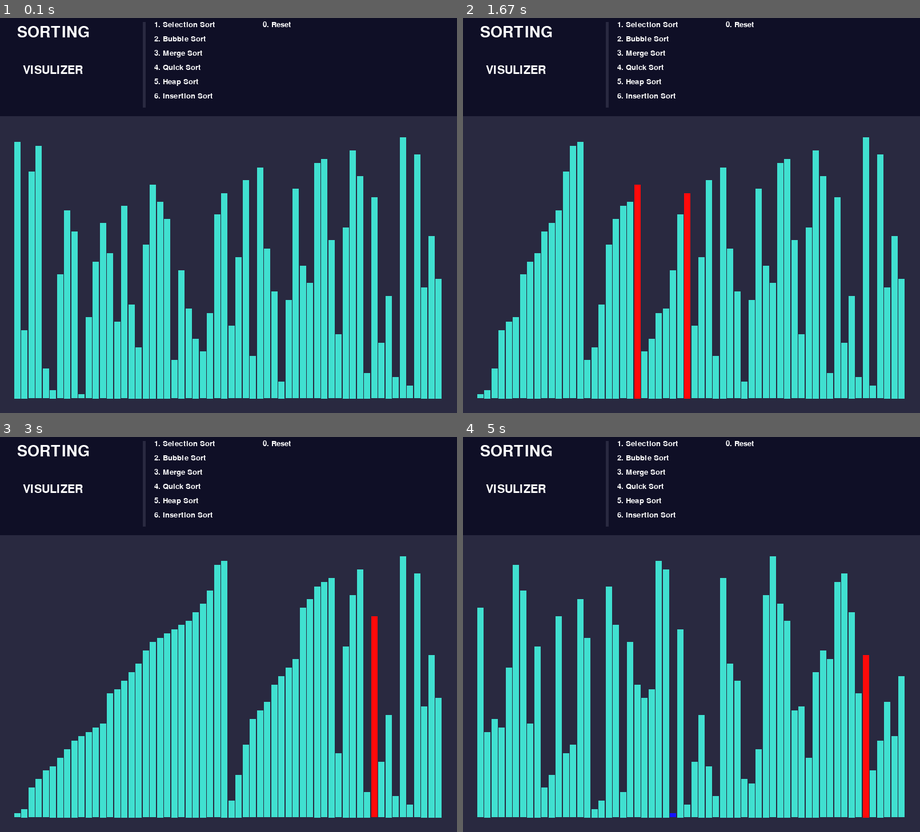
Above: before the commit, frames 1-4 (two rows, left to right).
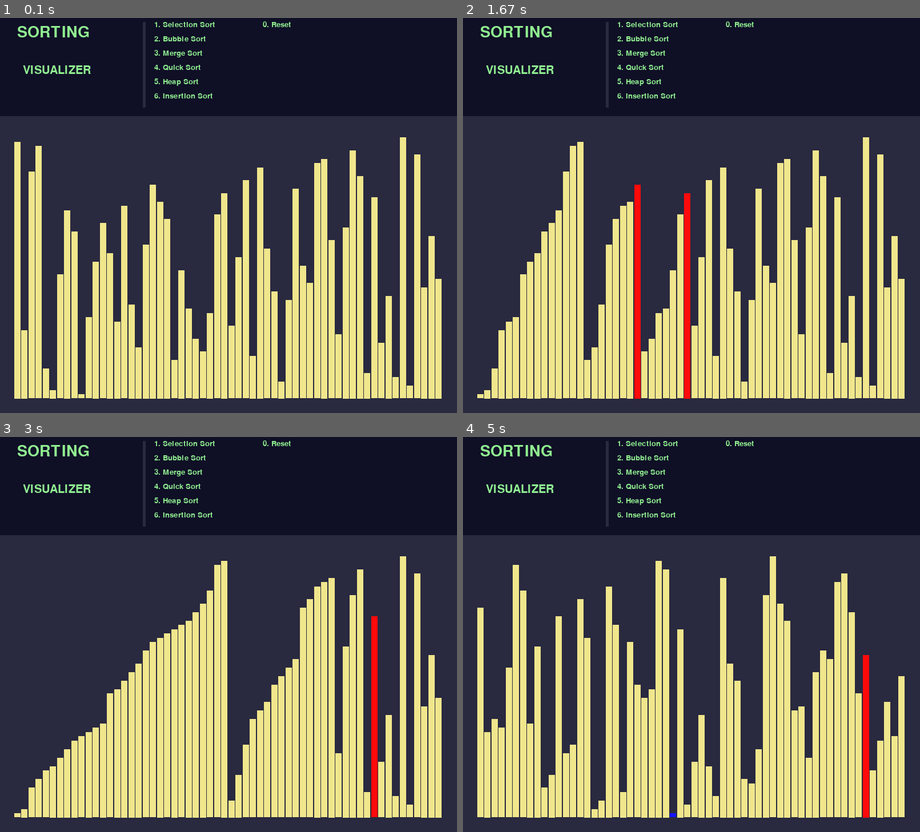
Above: after the commit, the same moments.

Repository: Deepak-Dhanoliya/Sorting-Visualizer-using-pygame
Game: pygame game, started from solution.py
Same seed, same stepped clock (60 frames per second), same inputs: the game is played once before the commit and once after it.
Inputs:
- Up to frame 1 (0.1 s): no input
- Up to frame 2 (1.67 s): tap 3 at 0.33 s
- Up to frame 3 (3 s): no input
- Up to frame 4 (5 s): tap 1 at 4.67 s

The runs differ from the first frame. In frame 1, 29% of the frame differs, in the area x 3-97%, y 0-97%; in frame 2, 27%; in frame 3, 28%; in frame 4, 28%.

Commit message:
final commit

Diff:
--- a/colors.py
+++ b/colors.py
@@ -1,4 +1,6 @@
 LIGHT_BLUE = (64,224,208)
+LIGHT_YELLOW = (240,230,140)
+LIGHT_GREEN=(144,238,144)
 BLUE = (41,41,64)
 DARK_BLUE = (15,15,38)
 BLACK_BLUE = (5,5,28)
--- a/solution.py
+++ b/solution.py
@@ -10,17 +10,17 @@
 FONT_SMALL = pygame.font.SysFont('comicsans', 20)
 
 win = pygame.display.set_mode((WIDTH, HEIGHT))
-pygame.display.set_caption('Sorting')
-
-name = FONT_MEDIUM.render('VISULIZER', 1, WHITE)
-project = FONT_BIG.render('SORTING', 1, WHITE)
-sorting = [FONT_SMALL.render('1. Selection Sort', 1, WHITE),
-           FONT_SMALL.render('2. Bubble Sort', 1, WHITE),
-           FONT_SMALL.render('3. Merge Sort', 1, WHITE),
-           FONT_SMALL.render('4. Quick Sort', 1, WHITE),
-           FONT_SMALL.render('5. Heap Sort', 1, WHITE),
-           FONT_SMALL.render('6. Insertion Sort', 1, WHITE)]
-reset = FONT_SMALL.render('0. Reset', 1, WHITE)
+pygame.display.set_caption('Sorting visualizer')
+
+name = FONT_MEDIUM.render('VISUALIZER', 1,LIGHT_GREEN)
+project = FONT_BIG.render('SORTING', 1, LIGHT_GREEN)
+sorting = [FONT_SMALL.render('1. Selection Sort', 1, LIGHT_GREEN),
+           FONT_SMALL.render('2. Bubble Sort', 1, LIGHT_GREEN),
+           FONT_SMALL.render('3. Merge Sort', 1, LIGHT_GREEN),
+           FONT_SMALL.render('4. Quick Sort', 1, LIGHT_GREEN),
+           FONT_SMALL.render('5. Heap Sort', 1, LIGHT_GREEN),
+           FONT_SMALL.render('6. Insertion Sort', 1, LIGHT_GREEN)]
+reset = FONT_SMALL.render('0. Reset', 1, LIGHT_GREEN)
 
 
 class Bar:
@@ -29,7 +29,7 @@
         self.y = y
         self.width = width
         self.height = height
-        self.color = LIGHT_BLUE
+        self.color = LIGHT_YELLOW
         self.value = value
 
     def reset(self, num):
@@ -50,7 +50,7 @@
         self.color = L_BLUE
 
     def back(self):
-        self.color = LIGHT_BLUE
+        self.color = LIGHT_YELLOW
 
 
 sort = [x for x in range(1, NUM_BAR + 2)]
